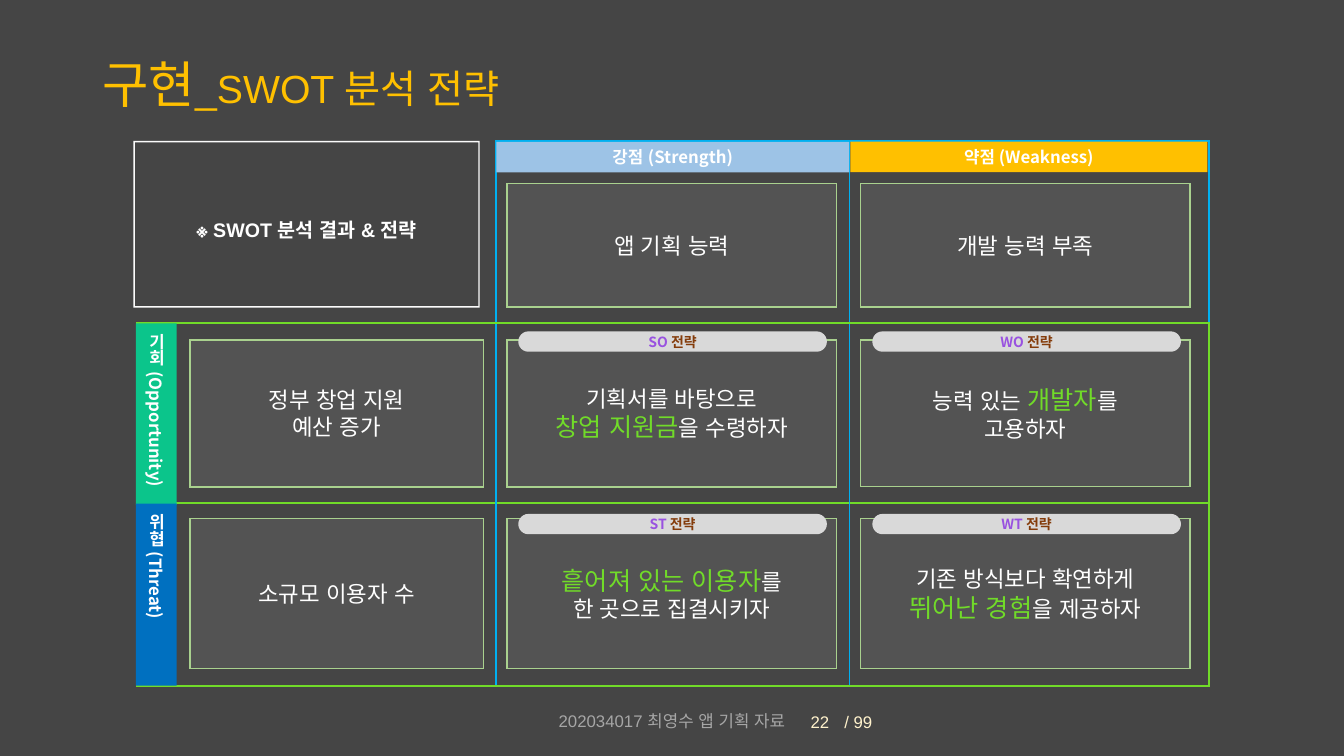
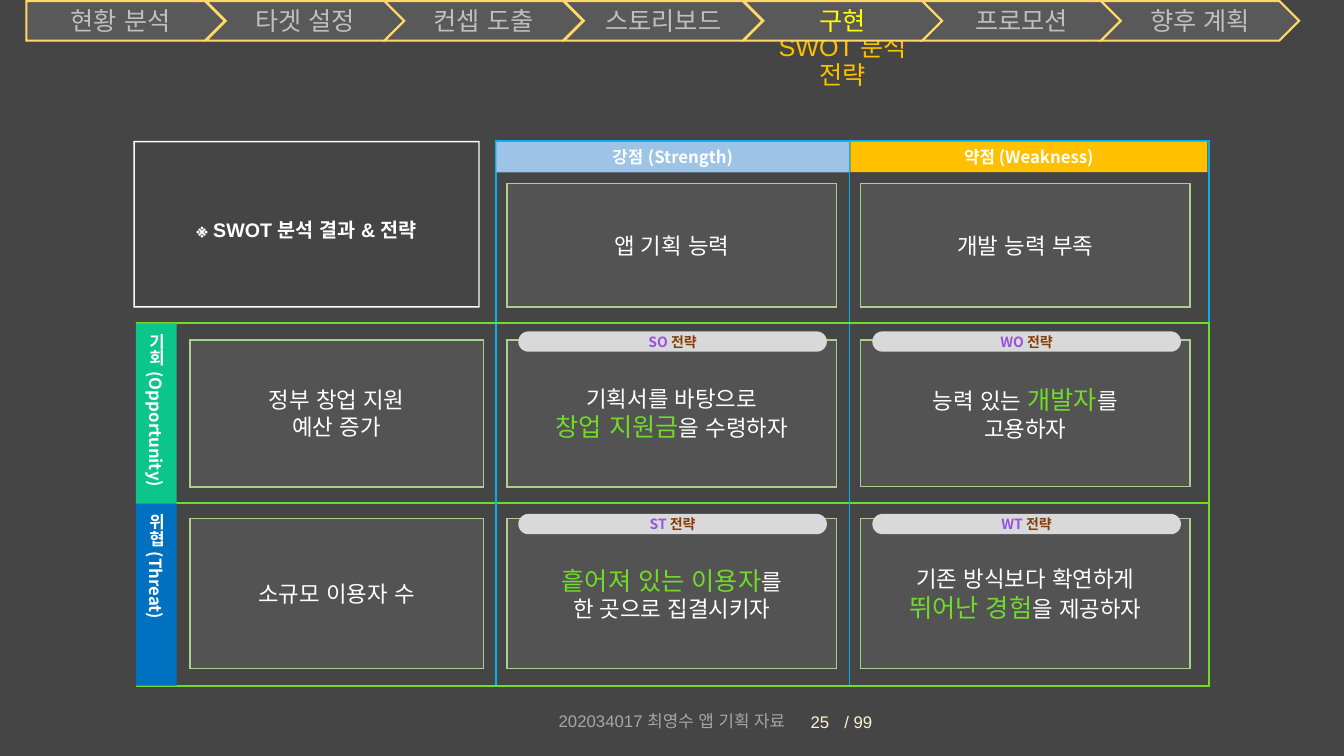
Before and after one commit to Chronos410/PartyCompetition, a slide deck: slide 25 of 대충 설계도.pptx (slide 22 before the commit). Drawn at 1344x756 pixels with LibreOffice and Linux fonts; fonts in the diff are those of the drawing. Boxes give left, top, right and bottom in pixels: in the first picture for what was removed or moved away, otherwise in the second. Text is boxed around its words. In the diff, an @@ line names an element or a change of style, - is before the commit and + after.

```diff
--- a/대충 설계도.pptx
+++ b/대충 설계도.pptx
@@ group added at <box>26,1,1300,40</box>: 6 chevrons, 1 pentagon arrow @@
+현황 분석
+타겟 설정
+스토리보드
+컨셉 도출
+향후 계획
+프로모션
+구현
@@ title at <box>779,31,907,86</box>: text changed; size 28 to 18 pt @@
-구현_SWOT 분석 전략
+SWOT 분석 전략
@@ page number at <box>811,716,830,728</box>: text changed @@
-22
+25
```
Also in this commit, not shown: 19 other slides changed, 5 slides added, 5 other files.
